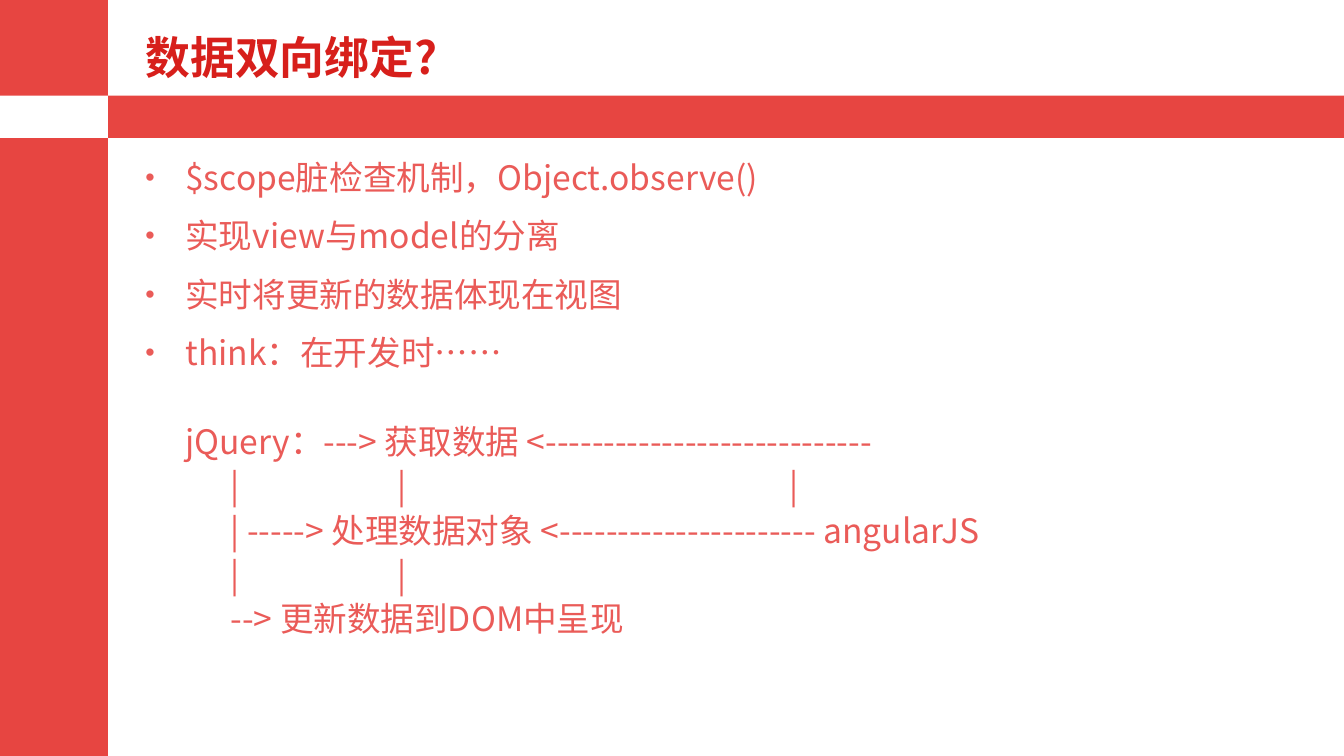
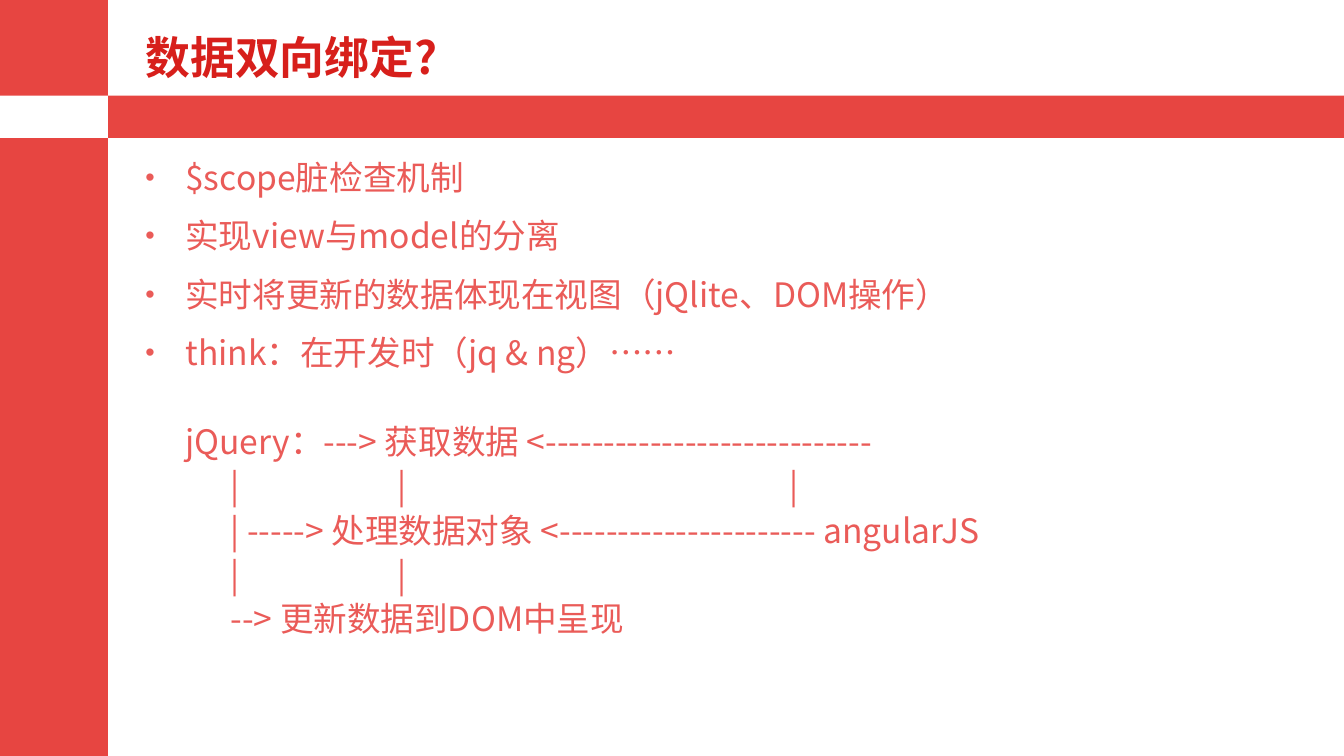
Before and after one commit to alianggitok/doc_tidy, a slide deck: slide 6 of angularjs/ng.pptx. Drawn at 1344x756 pixels with LibreOffice and Linux fonts; fonts in the diff are those of the drawing. Boxes give left, top, right and bottom in pixels: in the first picture for what was removed or moved away, otherwise in the second. Text is boxed around its words. In the diff, an @@ line names an element or a change of style, - is before the commit and + after.

```diff
--- a/angularjs/ng.pptx
+++ b/angularjs/ng.pptx
@@ text at box(185, 161, 464, 198): text changed @@
-• $scope脏检查机制，Object.observe()
+• $scope脏检查机制
@@ text at box(185, 278, 979, 634): text changed @@
-• 实时将更新的数据体现在视图
-• think：在开发时……
-  jQuery：---> 获取数据 <----------------------------
-  | | |
-  | -----> 处理数据对象 <---------------------- angularJS
-  | |
-  --> 更新数据到DOM中呈现
+• 实时将更新的数据体现在视图（jQlite、DOM操作）
+• think：在开发时（jq & ng）……
+  jQuery：---> 获取数据 <----------------------------
+  | | |
+  | -----> 处理数据对象 <---------------------- angularJS
+  | |
+  --> 更新数据到DOM中呈现
```
Also in this commit, not shown: 7 other slides changed, 1 other file.
